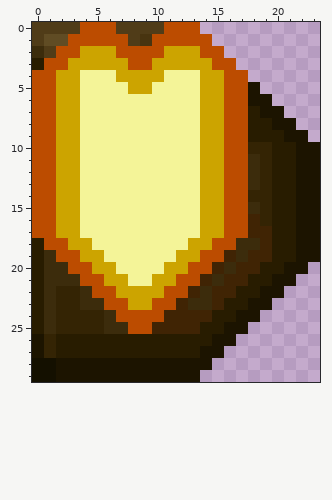
Two states of a pixel-art sprite, menufx/gui2-64/message_64/rpanel_msg_spell_act.png. Above: the version before the commit.
The file is 24x30 pixels.
The same view after the edit:
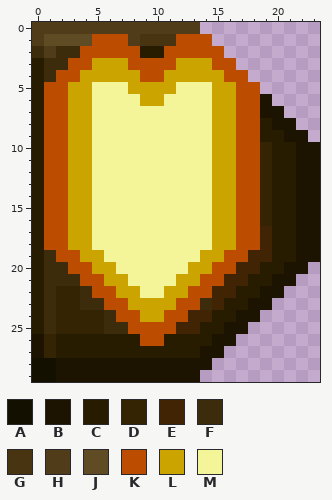
Palette (. is transparent): A #141000  B #1c1400  C #281c00  D #342404  E #402404  F #3c2c0c  G #483410  H #503c18  J #604c24  K #bc4c00  L #cca400  M #f4f498
The exact change:
y 0: x 4..6 KKK -> HHH; x 11..13 KKK -> HHH
y 1: x 3..4 KK -> JJ; x 10..11 KK -> GG
y 2: x 2..6 KKLLL -> FFKKK; x 9..13 KKLLL -> CCKKK
y 3: x 1..4 KKLL -> FFKK; x 10..11 LL -> KK
y 4: x 0..6 KKLLMMM -> CFKKLLL; x 9..13 LLMMM -> KKLLL
y 5: x 0 K -> C; x 2 L -> K; x 4 M -> L; x 10..11 MM -> LL; x 14 L -> M; x 16 K -> L; x 18 B -> K
y 6: x 0 K -> C; x 2 L -> K; x 4 M -> L; x 9..10 MM -> LL; x 14 L -> M; x 16 K -> L; x 18 B -> K
y 7..9: x 0 K -> C; x 2 L -> K; x 4 M -> L; x 14 L -> M; x 16 K -> L; x 18 C -> K
y 10: x 0 K -> C; x 2 L -> K; x 4 M -> L; x 14 L -> M; x 16 K -> L; x 18 D -> K
y 11..13: x 0 K -> C; x 2 L -> K; x 4 M -> L; x 14 L -> M; x 16 K -> L; x 18 F -> K
y 14: x 0 K -> C; x 2 L -> K; x 4 M -> L; x 14 L -> M; x 16 K -> L; x 18 D -> K
y 15: x 0 K -> C; x 2 L -> K; x 4 M -> L; x 14 L -> M; x 16 K -> L; x 18 F -> K
y 16..17: x 0 K -> C; x 2 L -> K; x 4 M -> L; x 14 L -> M; x 16 K -> L; x 18 E -> K
y 18: x 13..18 LLKKFF -> MMLLKK
y 19: x 12..17 LLKKEF -> MMLLKK
y 20: x 11..16 LLKKEF -> MMLLKK
y 21: x 10..15 LLKKEF -> MMLLKK
y 22: x 9..14 LLKKEF -> MMLLKK
y 23: x 10..13 KKEF -> LLKK
y 24: x 9..12 KKEE -> LLKK
y 25: x 10..11 EE -> KK
y 26: x 9..10 CC -> KK
